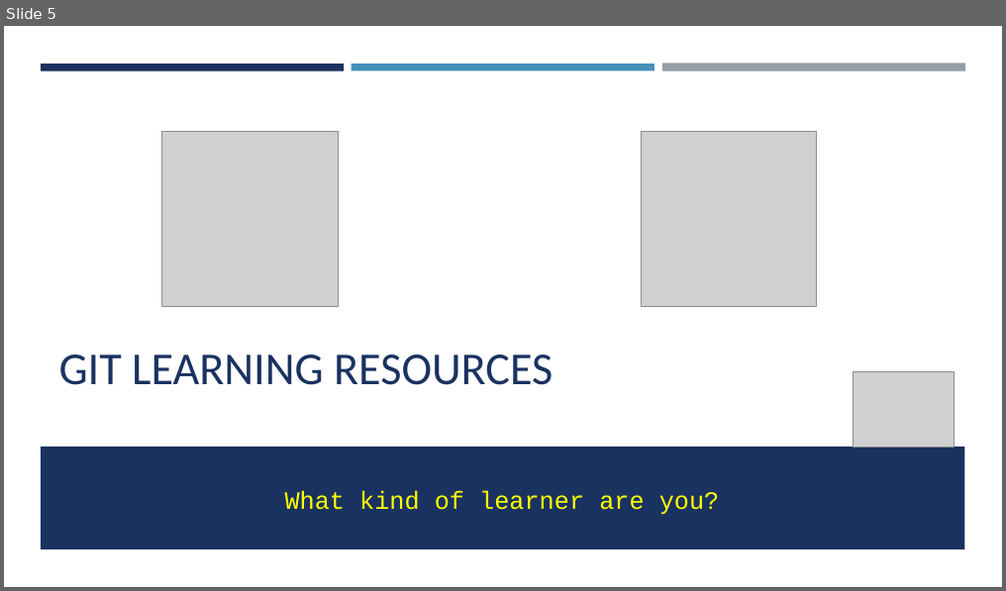
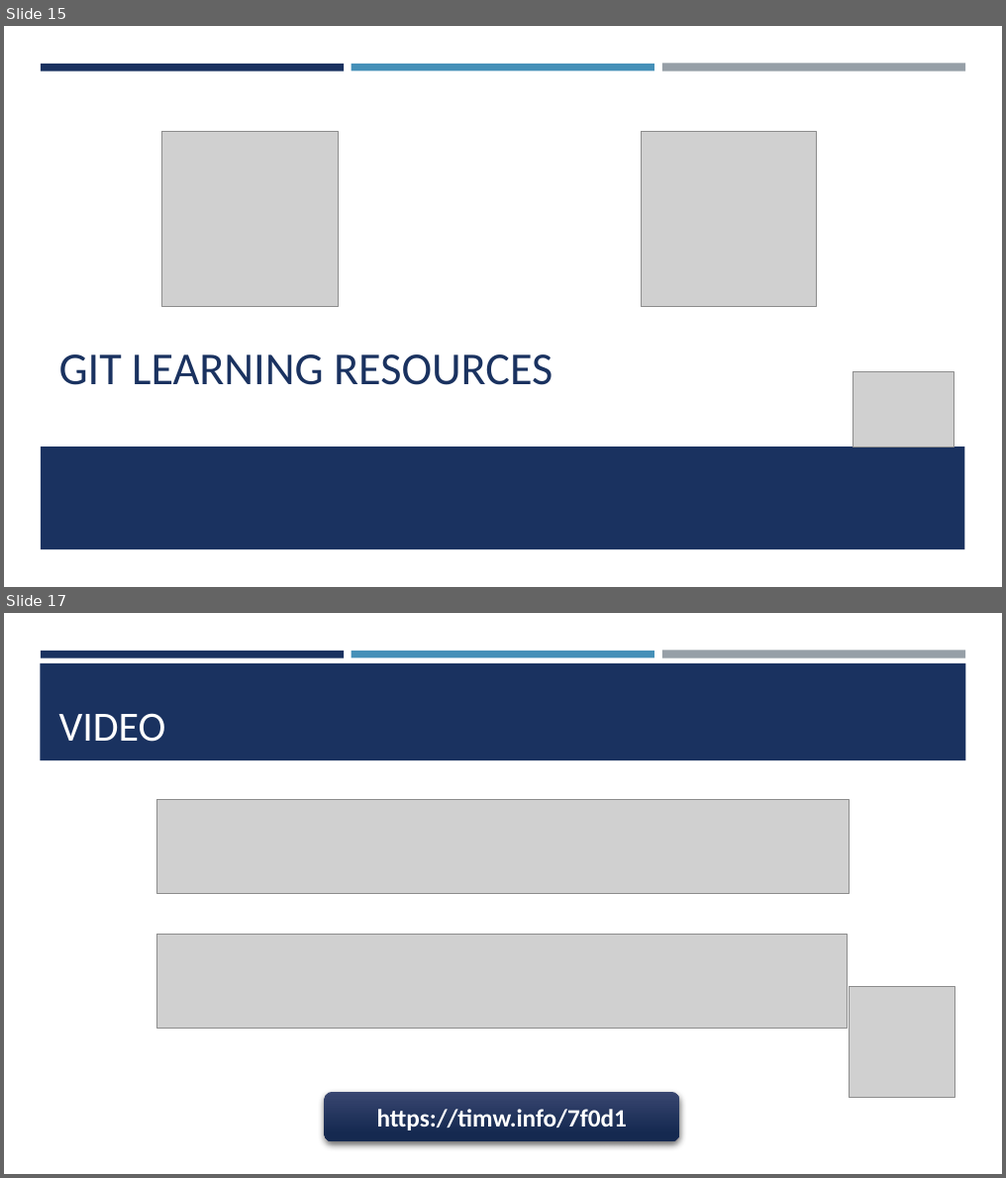
Before and after one commit to timothywarner/summer2019, a slide deck: psh on the river 2019/warner-github-2019.pptx. Shown one above the other, each under a label of ours: slide 5 before the commit, slides 15 and 17 after it; the slides between them are not shown. The pictures are 1006x591 and 1006x1178 pixels, drawn with LibreOffice and Linux fonts; fonts in the diff are those of the drawing; grey boxes stand for pictures; background and template pictures are left out. Boxes give left, top, right and bottom in pixels: in the first picture for what was removed or moved away, otherwise in the second. Text is boxed around its words. In the diff, an @@ line names an element or a change of style, - is before the commit and + after.

```diff
--- a/psh on the river 2019/warner-github-2019.pptx
+++ b/psh on the river 2019/warner-github-2019.pptx
@@ slide 17 added at [4,613,1002,1174], background #FFFFFF; not listed: 3 template elements that a slide beside it also shows @@
@@ rectangle added at [40,663,966,761], fill #1A3260 @@
@@ title added at [59,713,166,742], 40 pt, text #FFFFFF @@
+VIDEO
@@ picture added at [157,799,849,894] @@
@@ picture added at [157,934,846,1029] @@
@@ picture added at [849,986,954,1097] @@
@@ rounded rectangle added at [325,1092,680,1143], fill gradient #394771 to #162A51, 24 pt, text #FFFFFF, bold @@
+https://timw.info/7f0d1
@@ what was slide 5 is now slide 15 @@
@@ slide 15 changed as well @@
@@ text removed at [285,490,720,515] @@
-What kind of learner are you?
```
Also in this commit, not shown: 2 other slides changed, 15 other slides added, 6 slides removed, 2 other files.
